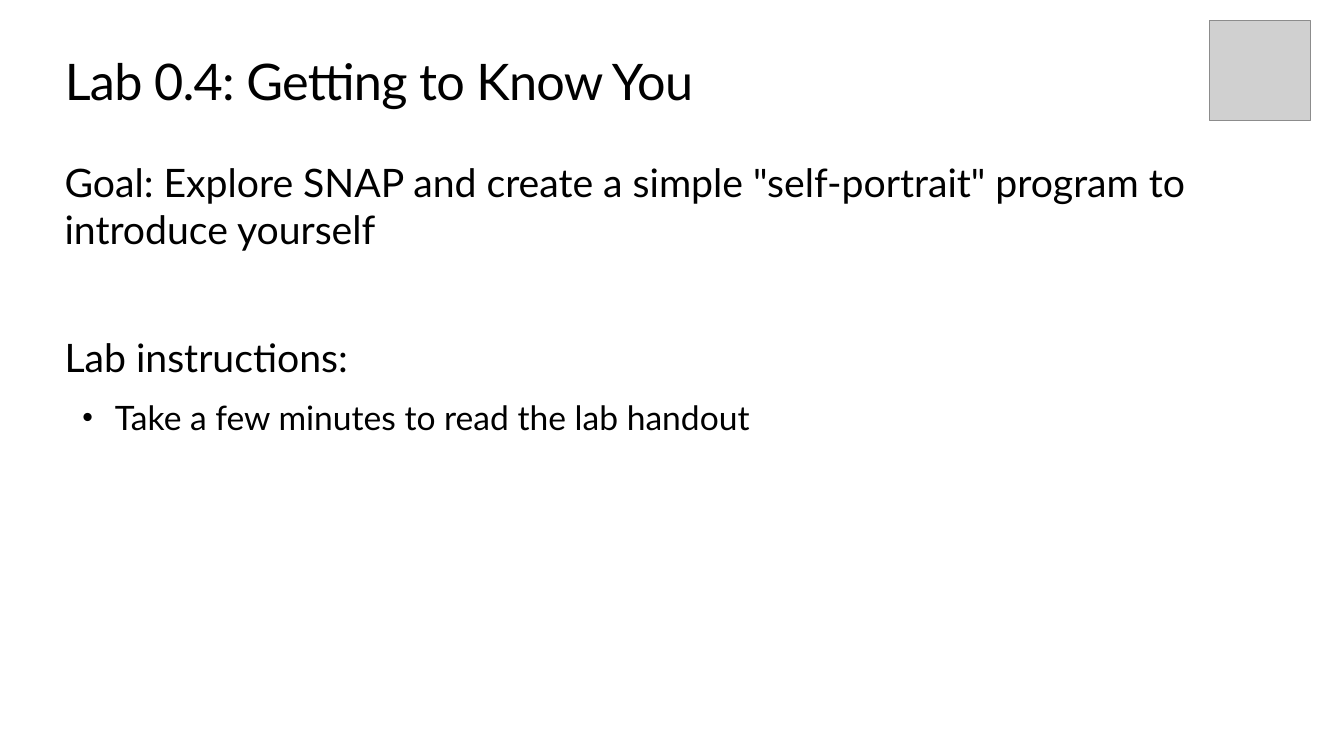
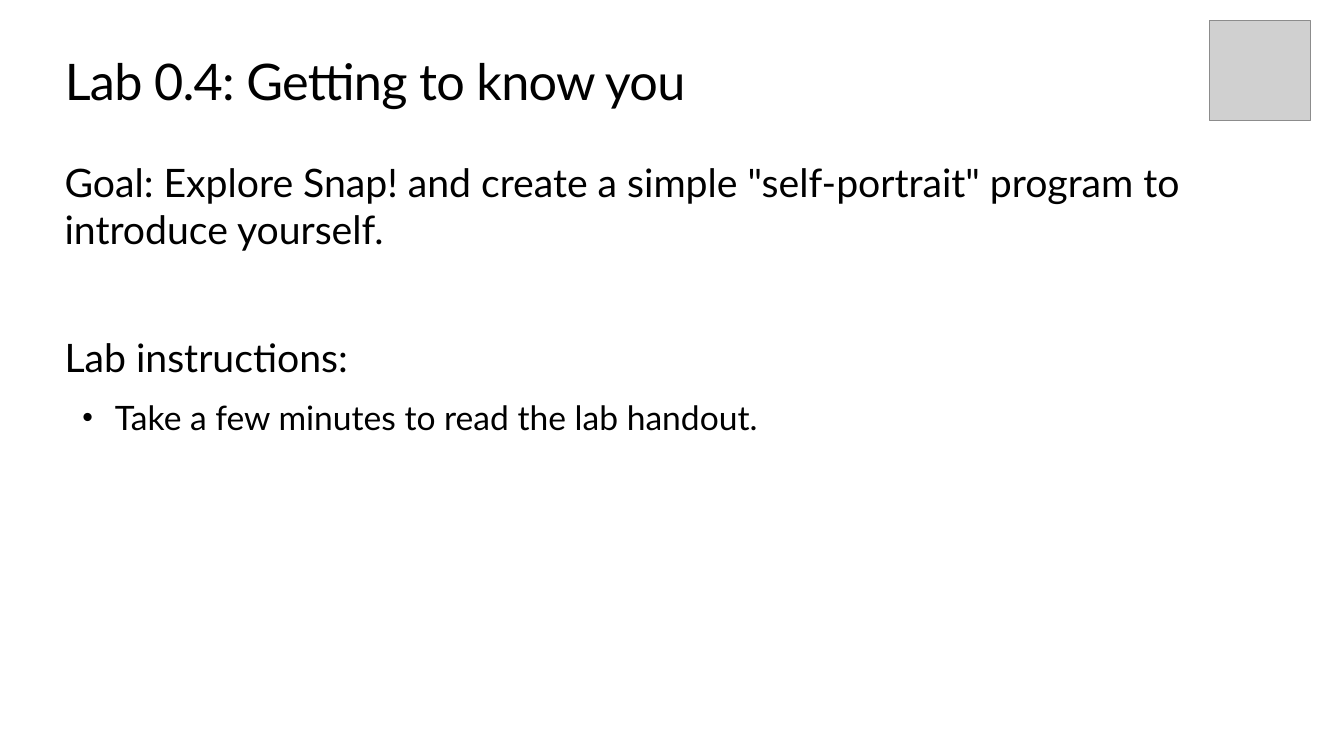
Before and after one commit to TEALSK12/introduction-to-computer-science, a slide deck: slide 6 of docs/slidedecks/TEALS SNAP 0.4.pptx. Drawn at 1344x756 pixels with LibreOffice and Linux fonts; fonts in the diff are those of the drawing; grey boxes stand for pictures; background and template pictures are left out. Boxes give left, top, right and bottom in pixels: in the first picture for what was removed or moved away, otherwise in the second. Text is boxed around its words. In the diff, an @@ line names an element or a change of style, - is before the commit and + after.

```diff
--- a/docs/slidedecks/TEALS SNAP 0.4.pptx
+++ b/docs/slidedecks/TEALS SNAP 0.4.pptx
@@ title at box(65, 63, 685, 109): text changed @@
-Lab 0.4: Getting to Know You
+Lab 0.4: Getting to know you
@@ text at box(65, 168, 1179, 251): text changed @@
-Goal: Explore SNAP and create a simple "self-portrait" program to introduce yourself
+Goal: Explore Snap! and create a simple "self-portrait" program to introduce yourself.
@@ text at box(115, 405, 758, 431): text changed @@
-• Take a few minutes to read the lab handout
+• Take a few minutes to read the lab handout.
```
Also in this commit, not shown: 6 other slides changed, 28 other files.
